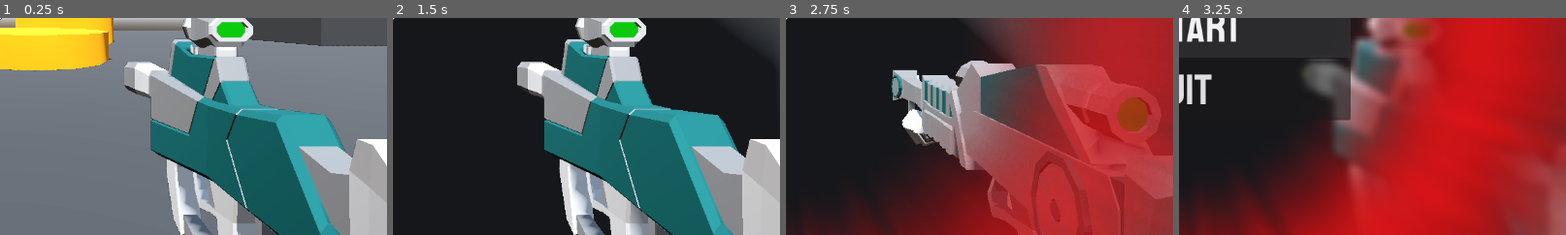
Above: before the commit, frames 1-4 (left to right).
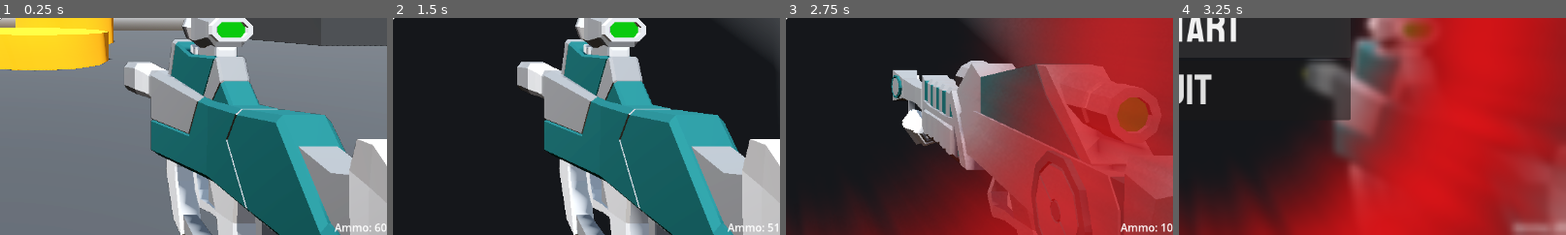
Above: after the commit, the same moments.

Repository: SugarF0x/robage-3d
Game: Godot game, scene res://Levels/sandbox.tscn
The game is run twice, just before and just after one commit, with the same random seed, the same clock (stepped at 60 frames per second) and the same inputs.
Inputs (mouse positions are % of the whole screen's width and height, from its top left):
- Up to frame 1 (0.25 s): no input
- Up to frame 2 (1.5 s): tap Enter at 0.5 s; move the mouse to (55, 50) at 0.52 s; press the mouse at (55, 50) at 0.53 s; hold W (move_forward) from 0.53 s (still down); tap Space (jump) at 0.77 s; move the mouse to (45, 50) at 1.27 s; release the mouse at (45, 50) at 1.28 s; click (45, 50) at 1.35 s
- Up to frame 3 (2.75 s): keep holding W (move_forward); tap Space (jump) at 1.52 s; move the mouse to (52, 48) at 2.02 s; press the mouse at (52, 48) at 2.03 s; tap Mouse wheel down (scroll_down) at 2.1 s
- Up to frame 4 (3.25 s): keep holding W (move_forward); move the mouse to (49, 52) at 2.77 s; release the mouse at (49, 52) at 2.78 s; tap Mouse wheel up (scroll_up) at 2.85 s; tap Space (jump) at 3.02 s; click (49, 52) at 3.05 s
The pictures show only the part of the screen within x 50-100%, y 50-100%; the shares and areas given below are measured in that part.

The runs differ from the first frame. In frame 1, 0.2% of the frame differs, in the area x 86-100%, y 94-99%; in frame 2, 0.2%; in frame 3, 0.3%; in frame 4, 0.6%, in the area x 86-100%, y 94-100%.

Commit message:
add ammo count label

Diff:
--- /dev/null
+++ b/Player/AmmoPouch.gd
@@ -0,0 +1,38 @@
+class_name AmmoPouch
+extends Node
+
+
+@onready var weapon_ammo_label: Label = %WeaponAmmoLabel
+
+
+enum AmmoType {
+	SMALL,
+	LARGE
+}
+
+
+var ammo_storage := {
+	AmmoType.SMALL: 60,
+	AmmoType.LARGE: 10
+}
+
+
+var active_ammo_type: AmmoType:
+	set(value):
+		active_ammo_type = value
+		update_ammo_label()
+
+
+func _ready():
+	update_ammo_label()
+
+
+func use_ammo(type: AmmoType) -> bool:
+	if ammo_storage[type] <= 0: return false
+	ammo_storage[type] -= 1
+	update_ammo_label()
+	return true
+
+func update_ammo_label() -> void:
+	if not active_ammo_type is AmmoType or not weapon_ammo_label: return
+	weapon_ammo_label.text = "Ammo: " + str(ammo_storage[active_ammo_type])
--- a/Player/WeaponSling.gd
+++ b/Player/WeaponSling.gd
@@ -1,4 +1,8 @@
 extends Node3D
+
+
+@export var ammo_pouch: AmmoPouch
+
 
 @onready var weapon_sling_label_container: HBoxContainer = %WeaponSlingLabelContainer
 
@@ -9,11 +13,13 @@
 		weapon_index = wrapi(value, 0, get_children().size())
 		toggle_weapon_selection_state()
 		update_weapon_sling_labels()
+		update_pouch_ammo_type()
 
 
 func _ready():
 	toggle_weapon_selection_state()
 	update_weapon_sling_labels()
+	update_pouch_ammo_type()
 
 func _input(event: InputEvent) -> void:
 	if Input.mouse_mode != Input.MOUSE_MODE_CAPTURED: return
@@ -43,3 +49,5 @@
 		label.name = weapon.name + "SlingLabel"
 		label.text = weapon.name
 		if weapon_index != index: label.modulate.a = .5
+
+func update_pouch_ammo_type() -> void: ammo_pouch.active_ammo_type = get_children()[weapon_index].ammo_type
--- a/Player/player.tscn
+++ b/Player/player.tscn
@@ -7,6 +7,7 @@
 [ext_resource type="PackedScene" uid="uid://bjcdyt4i7cfmi" path="res://Weapons/rifle.tscn" id="3_gosfk"]
 [ext_resource type="Script" path="res://Player/WeaponSling.gd" id="3_skecw"]
 [ext_resource type="Texture2D" uid="uid://dkneygrxmp001" path="res://Player/damage.png" id="4_8tbaw"]
+[ext_resource type="Script" path="res://Player/AmmoPouch.gd" id="6_3ag8h"]
 [ext_resource type="PackedScene" uid="uid://dxggjp3t0lo3y" path="res://Player/game_over_menu.tscn" id="6_wjtpa"]
 
 [sub_resource type="CapsuleMesh" id="CapsuleMesh_abywv"]
@@ -119,16 +120,23 @@
 [node name="RemoteTransform3D" type="RemoteTransform3D" parent="CameraPivot/SmoothCamera"]
 remote_path = NodePath("../../../CanvasLayer/SubViewportContainer/SubViewport/WeaponCamera")
 
-[node name="WeaponSling" type="Node3D" parent="CameraPivot/SmoothCamera"]
+[node name="WeaponSling" type="Node3D" parent="CameraPivot/SmoothCamera" node_paths=PackedStringArray("ammo_pouch")]
 script = ExtResource("3_skecw")
-
-[node name="SMG" parent="CameraPivot/SmoothCamera/WeaponSling" instance=ExtResource("3_dss5l")]
+ammo_pouch = NodePath("../AmmoPouch")
+
+[node name="SMG" parent="CameraPivot/SmoothCamera/WeaponSling" node_paths=PackedStringArray("ammo_pouch") instance=ExtResource("3_dss5l")]
 process_mode = 4
 visible = false
-
-[node name="Rifle" parent="CameraPivot/SmoothCamera/WeaponSling" instance=ExtResource("3_gosfk")]
+ammo_pouch = NodePath("../../AmmoPouch")
+
+[node name="Rifle" parent="CameraPivot/SmoothCamera/WeaponSling" node_paths=PackedStringArray("ammo_pouch") instance=ExtResource("3_gosfk")]
 process_mode = 4
 visible = false
+ammo_pouch = NodePath("../../AmmoPouch")
+
+[node name="AmmoPouch" type="Node" parent="CameraPivot/SmoothCamera"]
+unique_name_in_owner = true
+script = ExtResource("6_3ag8h")
 
 [node name="CanvasLayer" type="CanvasLayer" parent="."]
 
@@ -193,6 +201,24 @@
 unique_name_in_owner = true
 layout_mode = 2
 
+[node name="DummyWeaponLabel" type="Label" parent="CanvasLayer/HUD/VBoxContainer/WeaponSlingLabelContainer"]
+layout_mode = 2
+text = "Some Weapon"
+
+[node name="WeaponAmmoLabel" type="Label" parent="CanvasLayer"]
+unique_name_in_owner = true
+anchors_preset = 3
+anchor_left = 1.0
+anchor_top = 1.0
+anchor_right = 1.0
+anchor_bottom = 1.0
+offset_left = -173.0
+offset_top = -23.0
+grow_horizontal = 0
+grow_vertical = 0
+text = "Ammo: 999"
+horizontal_alignment = 2
+
 [node name="CrosshairContainer" type="CenterContainer" parent="CanvasLayer"]
 anchors_preset = 15
 anchor_right = 1.0
--- a/Weapons/hitscan_weapon.gd
+++ b/Weapons/hitscan_weapon.gd
@@ -5,11 +5,13 @@
 @export var recoil := .05
 @export var damage := 15
 @export var full_auto := true
+@export var ammo_type := AmmoPouch.AmmoType.SMALL
 
 
 @export var weapon_mesh: Node3D
 @export var muzzle_flash_particles: GPUParticles3D
 @export var hit_flash_particles: PackedScene
+@export var ammo_pouch: AmmoPouch
 
 
 @onready var cooldown_timer: Timer = %CooldownTimer
@@ -27,6 +29,8 @@
 
 
 func shoot() -> void:
+	if not ammo_pouch.use_ammo(ammo_type): return
+
 	var fire_duration = 1.0 / fire_rate
 	cooldown_timer.start(fire_duration)
 
--- a/Weapons/rifle.tscn
+++ b/Weapons/rifle.tscn
@@ -34,6 +34,7 @@
 recoil = 0.3
 damage = 70
 full_auto = false
+ammo_type = 1
 weapon_mesh = NodePath("Rifle")
 muzzle_flash_particles = NodePath("MuzzleGizmo/MuzzleFlashParticles")
 hit_flash_particles = ExtResource("2_1kp0l")
Not shown: 1 places in Player/player.tscn that only renumber resources
